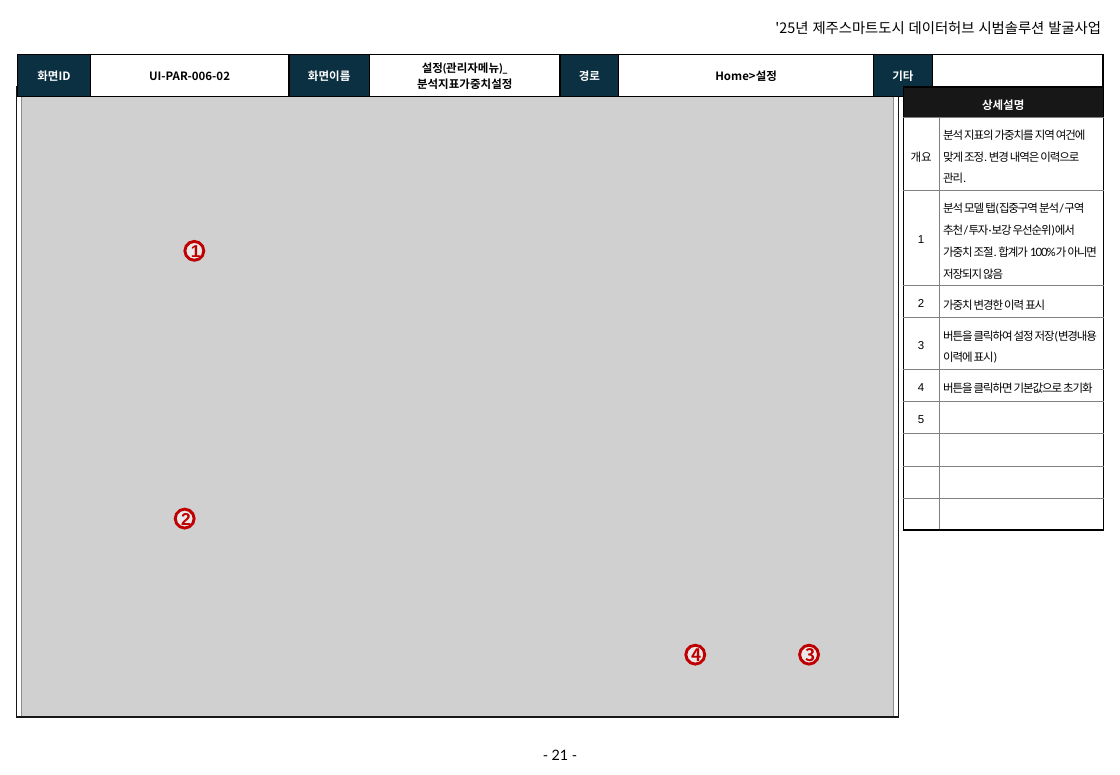
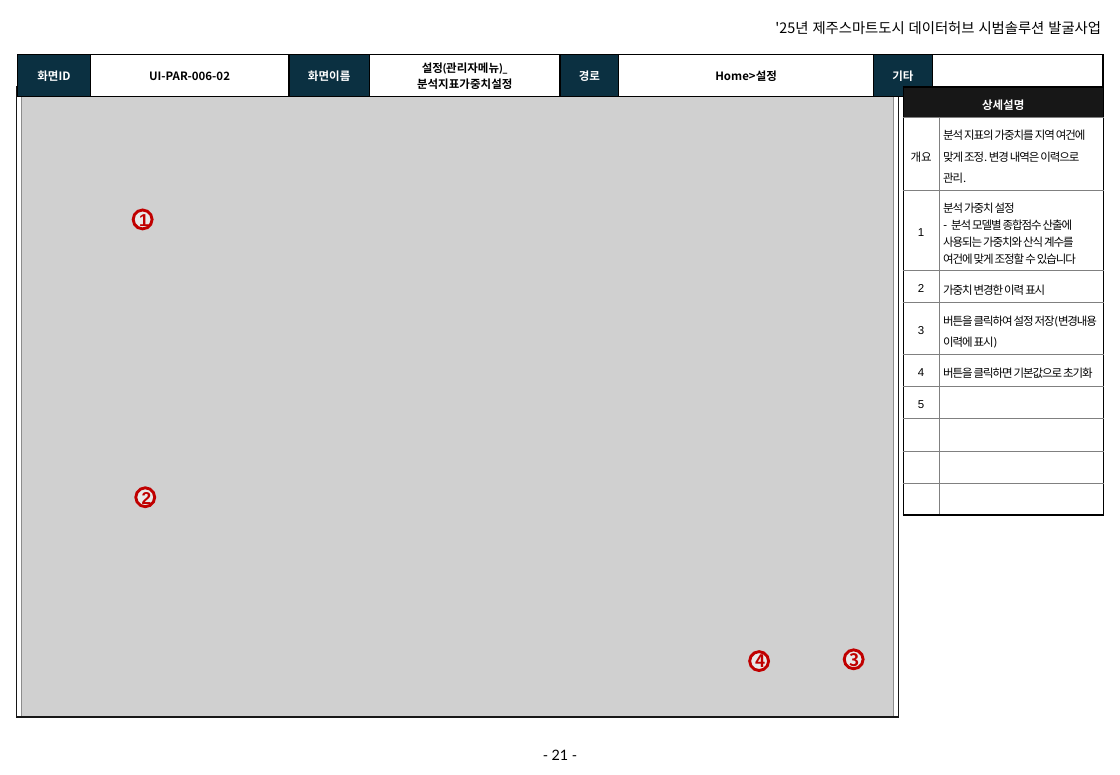
Before and after one commit to innopamSolution/jeju-datahub, a slide deck: slide 21 of Audit/JJ_PD_IP_D04_화면설계서_v1.5_이노팸.pptx. Drawn at 1120x775 pixels with LibreOffice and Linux fonts; fonts in the diff are those of the drawing; grey boxes stand for pictures; background and template pictures are left out. Boxes give left, top, right and bottom in pixels: in the first picture for what was removed or moved away, otherwise in the second. Text is boxed around its words. In the diff, an @@ line names an element or a change of style, - is before the commit and + after.

```diff
--- a/Audit/JJ_PD_IP_D04_화면설계서_v1.5_이노팸.pptx
+++ b/Audit/JJ_PD_IP_D04_화면설계서_v1.5_이노팸.pptx
@@ table at (904, 87, 1104, 485) @@
-row 3, column 2: 분석 모델 탭(집중구역 분석/구역 추천/투자·보강 우선순위)에서 가중치 조절. 합계가 100%가 아니면 저장되지 않음
+row 3, column 2: 분석 가중치 설정 / - 분석 모델별 종합점수 산출에 사용되는 가중치와 산식 계수를 여건에 맞게 조정할 수 있습니다
@@ ellipse "1": place and size @@
-ellipse "1" at (185, 242, 204, 261)
+ellipse "1" at (133, 210, 152, 229)
@@ ellipse "2": place and size @@
-ellipse "2" at (176, 510, 194, 528)
+ellipse "2" at (135, 488, 154, 507)
@@ ellipse "4": place and size @@
-ellipse "4" at (686, 645, 704, 664)
+ellipse "4" at (750, 653, 768, 671)
@@ ellipse "3": place and size @@
-ellipse "3" at (799, 645, 818, 664)
+ellipse "3" at (845, 650, 864, 669)
```
Also in this commit, not shown: 4 other slides changed, 29 other files.
